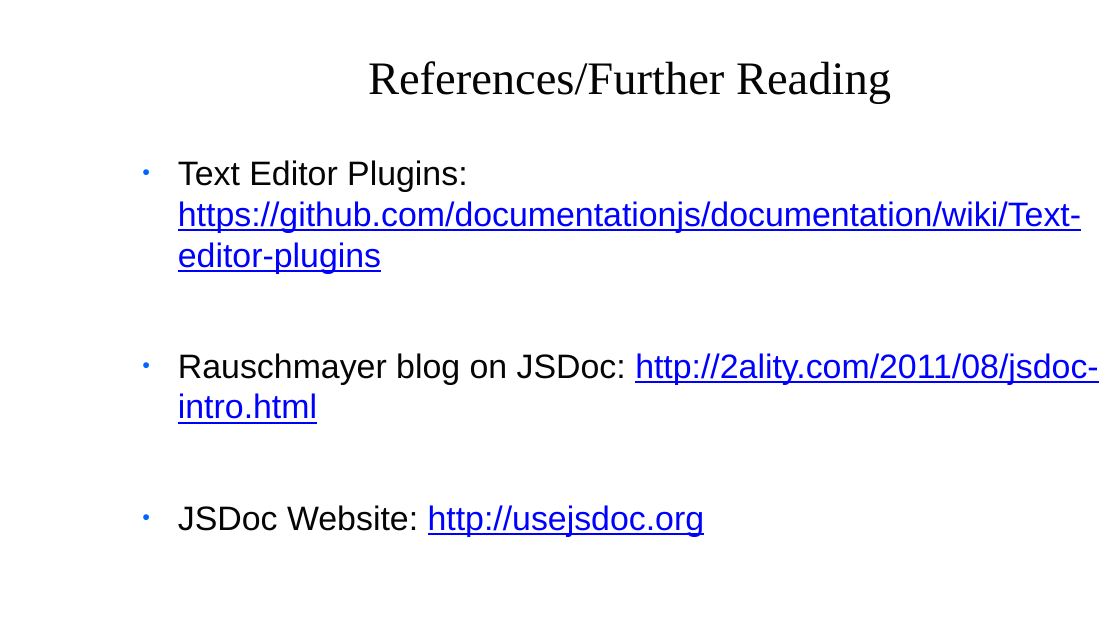
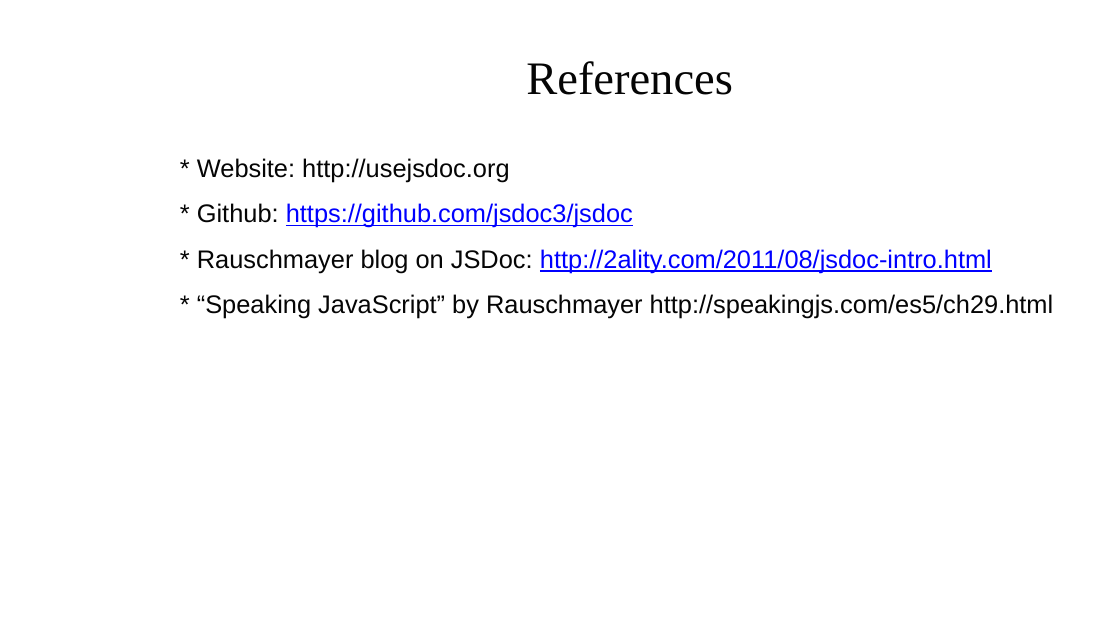
Before and after one commit to zoldello/jsdoc-talk, a slide deck: slide 15 of slides.pptx. Drawn at 1120x630 pixels with LibreOffice and Linux fonts; fonts in the diff are those of the drawing; background and template pictures are left out. Boxes give left, top, right and bottom in pixels: in the first picture for what was removed or moved away, otherwise in the second. Text is boxed around its words. In the diff, an @@ line names an element or a change of style, - is before the commit and + after.

```diff
--- a/slides.pptx
+++ b/slides.pptx
@@ text at (526, 61, 732, 95): text changed @@
-References/Further Reading
+References
@@ text at (197, 158, 1054, 319): text changed; size 24 to 18 pt; text colour #0000FF to #050505 @@
-● Text Editor Plugins: https://github.com/documentationjs/documentation/wiki/Text-editor-plugins
-● Rauschmayer blog on JSDoc: http://2ality.com/2011/08/jsdoc-intro.html
-● JSDoc Website: http://usejsdoc.org
+* Website: http://usejsdoc.org
+* Github: https://github.com/jsdoc3/jsdoc
+* Rauschmayer blog on JSDoc: http://2ality.com/2011/08/jsdoc-intro.html
+* “Speaking JavaScript” by Rauschmayer http://speakingjs.com/es5/ch29.html
```
Also in this commit, not shown: 11 other slides changed, 11 other files.
